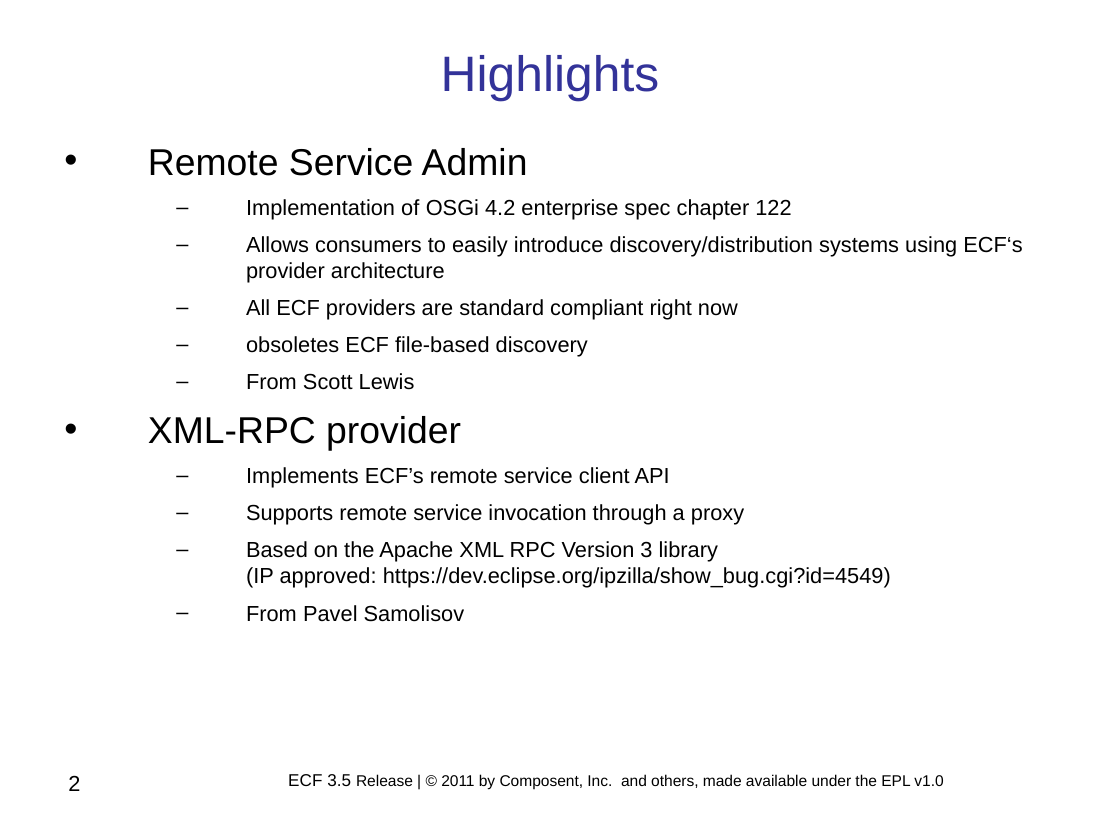
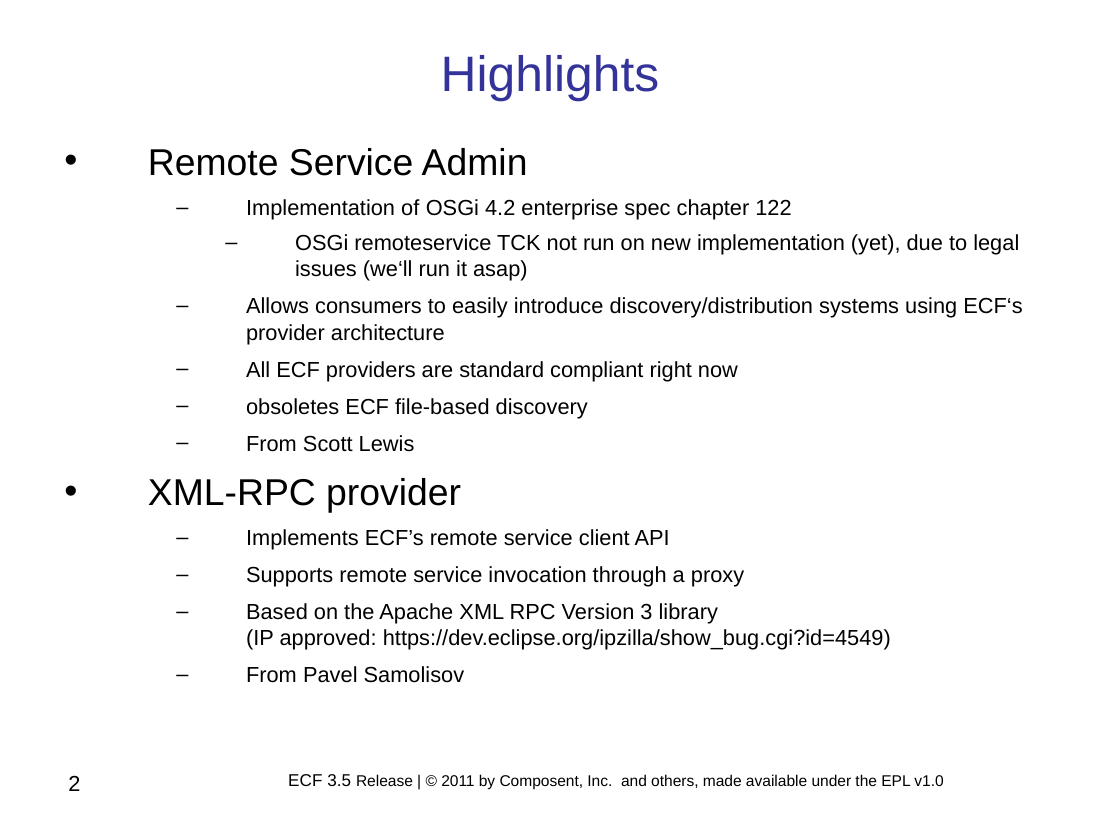
Before and after one commit to eclipse/ecf-website, a slide deck: slide 2 of reviews/ECF_Project_3.5_Release_Review.ppt. Drawn at 1120x840 pixels with LibreOffice and Linux fonts; fonts in the diff are those of the drawing; background and template pictures are left out. Boxes give left, top, right and bottom in pixels: in the first picture for what was removed or moved away, otherwise in the second. Text is boxed around its words. In the diff, an @@ line names an element or a change of style, - is before the commit and + after.

Commit message:
updated ECF 3.5 Release Review

```diff
--- a/reviews/ECF_Project_3.5_Release_Review.ppt
+++ b/reviews/ECF_Project_3.5_Release_Review.ppt
@@ text at <box>295,234,1019,281</box>: paragraph added @@
+    – OSGi remoteservice TCK not run on new implementation (yet), due to legal issues (we‘ll run it asap)
```
